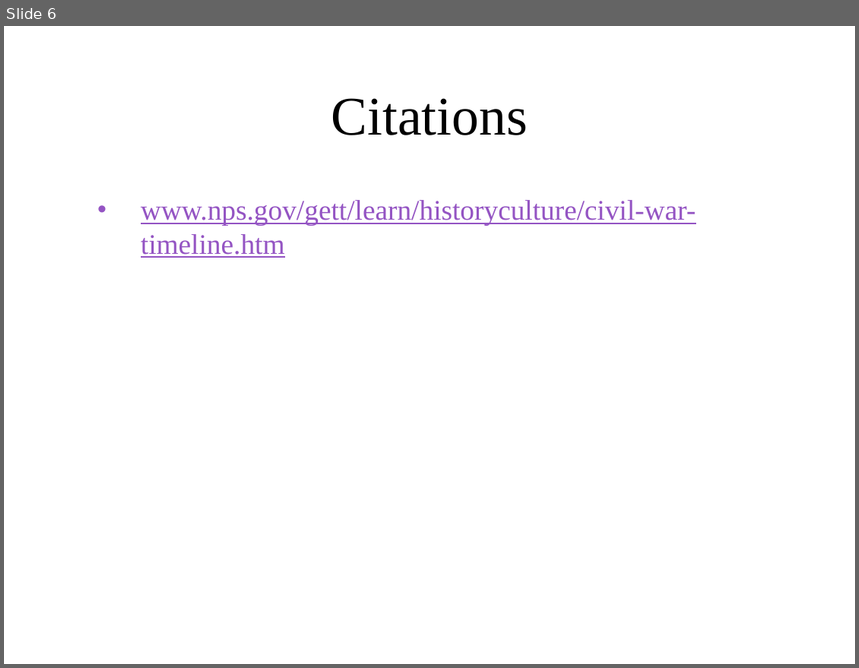
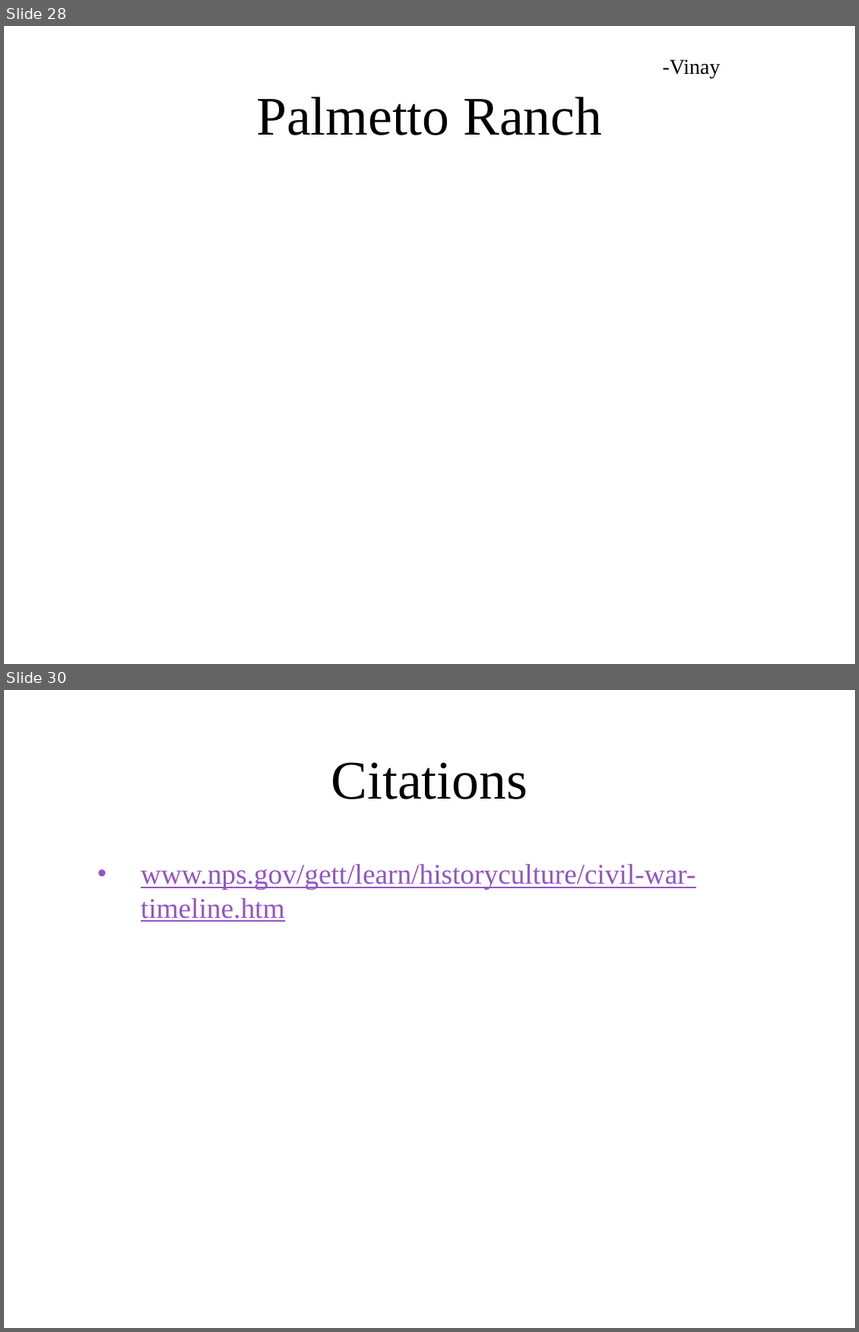
Before and after one commit to ngb3748/SS-Archive-proj, a slide deck: Archive project.pptx. Shown one above the other, each under a label of ours: slide 6 before the commit, slides 28 and 30 after it; the slides between them are not shown. The pictures are 859x668 and 859x1332 pixels, drawn with LibreOffice and Linux fonts; fonts in the diff are those of the drawing; background and template pictures are left out. Boxes give left, top, right and bottom in pixels: in the first picture for what was removed or moved away, otherwise in the second. Text is boxed around its words. In the diff, an @@ line names an element or a change of style, - is before the commit and + after.

```diff
--- a/Archive project.pptx
+++ b/Archive project.pptx
@@ slide 28 added at [4, 26, 855, 664], background picture (left out) @@
@@ text added at [663, 59, 721, 78], 18 pt, text #000000 @@
+-Vinay
@@ title added at [257, 97, 602, 135], 46 pt, text #000000 @@
+Palmetto Ranch
@@ what was slide 6 is now slide 30 @@
```
Also in this commit, not shown: 5 slides changed, 23 other slides added.
